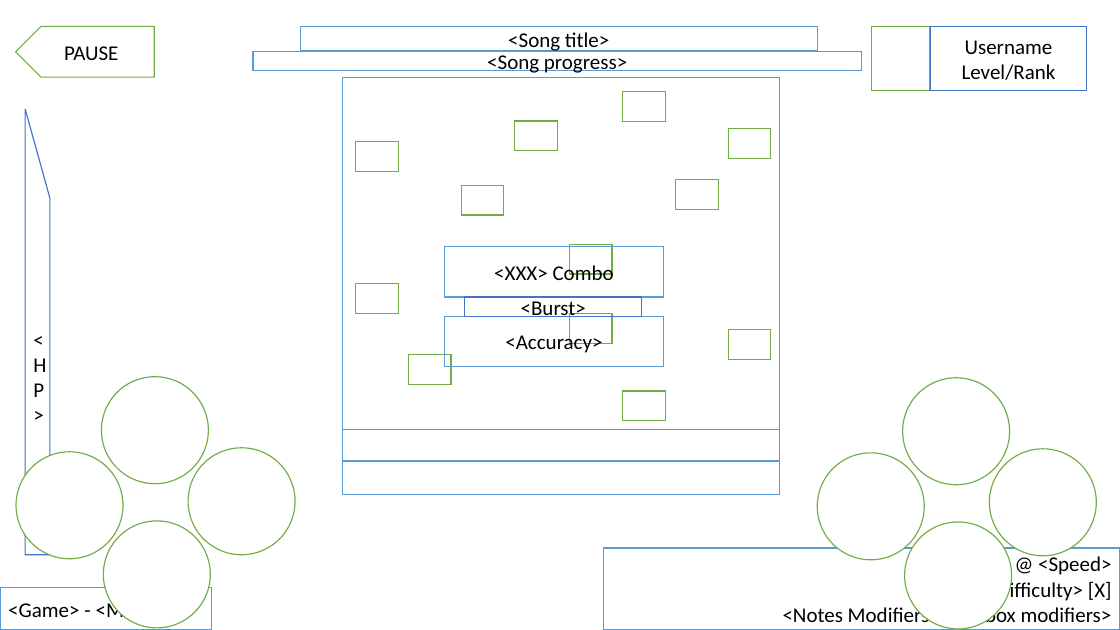
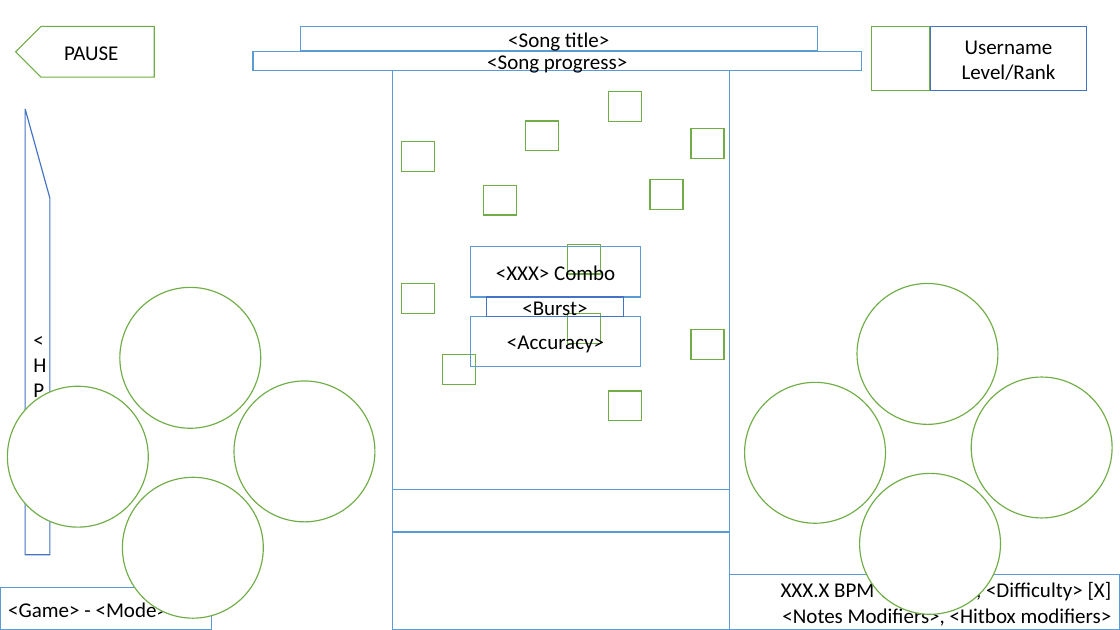
Before and after one commit to Ikeiwa/beats2, a slide deck: slide 12 of beats2/Docs/Beats2 - Design Spec.pptx (slide 19 before the commit). Drawn at 1120x630 pixels with LibreOffice and Linux fonts; fonts in the diff are those of the drawing. Boxes give left, top, right and bottom in pixels: in the first picture for what was removed or moved away, otherwise in the second. Text is boxed around its words. In the diff, an @@ line names an element or a change of style, - is before the commit and + after.

```diff
--- a/beats2/Docs/Beats2 - Design Spec.pptx
+++ b/beats2/Docs/Beats2 - Design Spec.pptx
@@ rectangle: place and size @@
-rectangle at <box>343,77,780,494</box>
+rectangle at <box>392,71,730,630</box>
@@ rectangle: place and size @@
-rectangle at <box>623,92,665,122</box>
+rectangle at <box>609,92,642,122</box>
@@ rectangle: place and size @@
-rectangle at <box>355,141,398,171</box>
+rectangle at <box>402,141,434,171</box>
@@ rectangle: place and size @@
-rectangle at <box>515,121,558,151</box>
+rectangle at <box>525,121,558,151</box>
@@ rectangle: place and size @@
-rectangle at <box>728,129,771,159</box>
+rectangle at <box>691,129,724,159</box>
@@ rectangle: place and size @@
-rectangle at <box>461,185,504,215</box>
+rectangle at <box>484,185,517,215</box>
@@ rectangle: place and size @@
-rectangle at <box>676,180,718,210</box>
+rectangle at <box>650,180,683,210</box>
@@ rectangle "<XXX> Combo": place and size @@
-rectangle "<XXX> Combo" at <box>445,246,664,297</box>
+rectangle "<XXX> Combo" at <box>471,246,640,297</box>
@@ rectangle: place and size @@
-rectangle at <box>570,245,613,275</box>
+rectangle at <box>568,245,601,275</box>
@@ rectangle: place and size @@
-rectangle at <box>355,283,398,313</box>
+rectangle at <box>402,283,434,313</box>
@@ rectangle "<Burst>": place and size @@
-rectangle "<Burst>" at <box>465,297,642,317</box>
+rectangle "<Burst>" at <box>486,297,624,317</box>
@@ ellipse: place and size @@
-ellipse at <box>102,376,208,483</box>
+ellipse at <box>857,283,998,424</box>
@@ rectangle "<Accuracy>": place and size @@
-rectangle "<Accuracy>" at <box>445,316,664,366</box>
+rectangle "<Accuracy>" at <box>471,316,640,366</box>
@@ rectangle: place and size @@
-rectangle at <box>570,313,613,344</box>
+rectangle at <box>568,313,601,344</box>
@@ rectangle: place and size @@
-rectangle at <box>728,329,771,360</box>
+rectangle at <box>691,329,724,360</box>
@@ rectangle: place and size @@
-rectangle at <box>408,355,451,385</box>
+rectangle at <box>443,355,476,385</box>
@@ group added at <box>8,287,376,618</box>: 4 ellipses @@
@@ ellipse: place and size @@
-ellipse at <box>16,452,123,559</box>
+ellipse at <box>744,382,886,523</box>
@@ ellipse: place and size @@
-ellipse at <box>188,448,295,555</box>
+ellipse at <box>971,377,1112,518</box>
@@ rectangle: place and size @@
-rectangle at <box>623,391,665,421</box>
+rectangle at <box>609,391,642,421</box>
@@ group removed at <box>818,378,1096,628</box>: 4 ellipses @@
@@ ellipse: place and size @@
-ellipse at <box>103,521,210,628</box>
+ellipse at <box>860,474,1001,615</box>
@@ rectangle: place and size @@
-rectangle at <box>343,430,780,461</box>
+rectangle at <box>392,489,730,532</box>
@@ rectangle "XXX.X BPM @ <Speed>, <Difficulty> ...": place and size @@
-rectangle "XXX.X BPM @ <Speed>, <Difficulty> ..." at <box>603,548,1120,629</box>
+rectangle "XXX.X BPM @ <Speed>, <Difficulty> ..." at <box>706,575,1120,629</box>
@@ text in rectangle at <box>781,580,1112,626</box>: text changed @@
-XXX.X BPM @ <Speed>
-<Difficulty> [X]
-<Notes Modifiers>, <Hitbox modifiers>
+XXX.X BPM @ <Speed>, <Difficulty> [X]
+<Notes Modifiers>, <Hitbox modifiers>
```
Also in this commit, not shown: 17 other slides changed, 6 slides removed, 7 other files.
